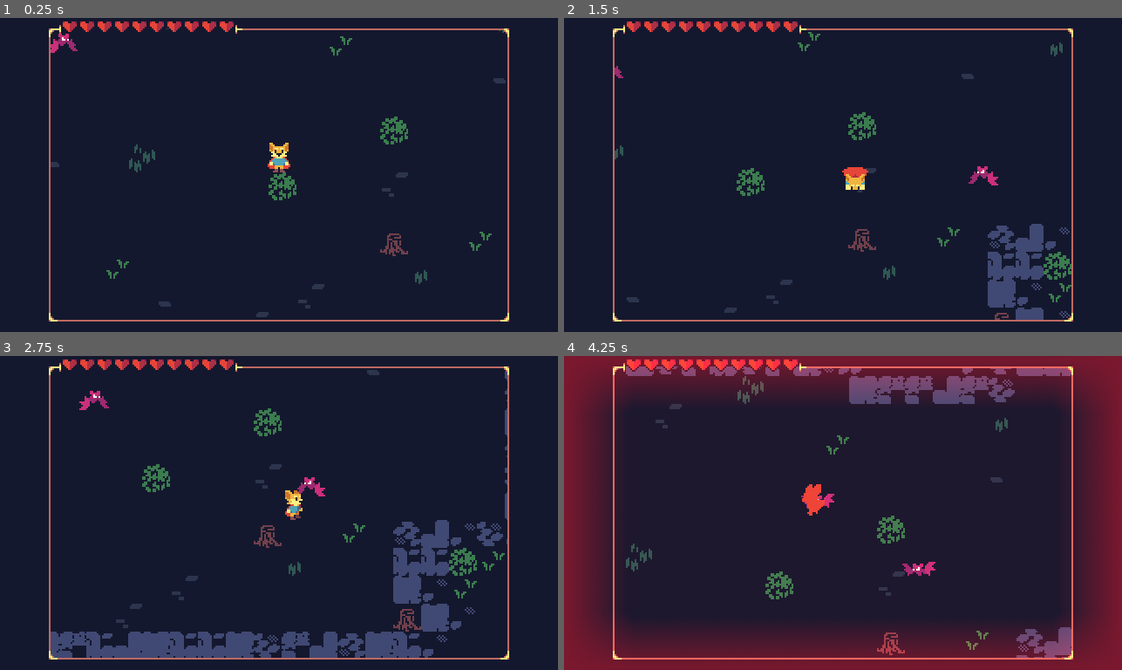
Above: before the commit, frames 1-4 (two rows, left to right).
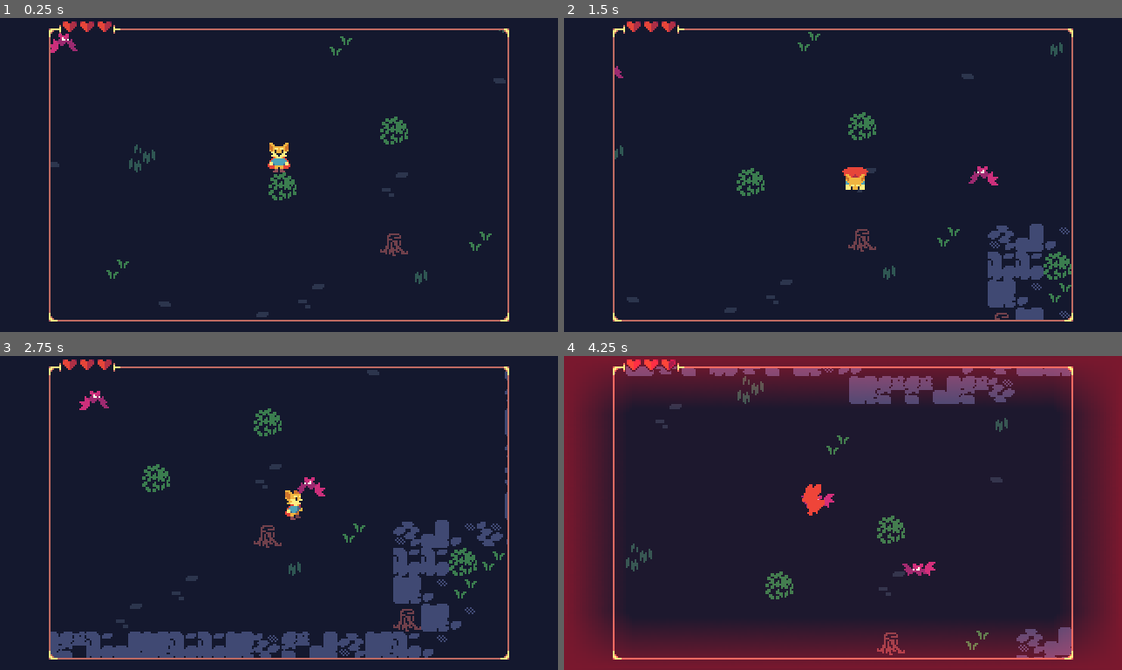
Above: after the commit, the same moments.

Repository: uheartbeast/retro-action-rpg
Game: Godot game, scene res://world.tscn
Two runs of this game, one before a commit and one after it. Both use one fixed random seed, a clock stepped at 60 frames per second and the inputs below.
Inputs:
- Up to frame 1 (0.25 s): no input
- Up to frame 2 (1.5 s): hold Right (move_right) 0.53-1.28 s; tap Z (misc) at 0.6 s; hold Down (move_down) from 1.28 s (still down); tap X (roll) at 1.35 s
- Up to frame 3 (2.75 s): release Down (move_down) at 2.03 s; hold Right (move_right) from 2.03 s (still down); tap C (weapon) at 2.1 s
- Up to frame 4 (4.25 s): release Right (move_right) at 2.78 s; hold Up (move_up) 2.78-3.53 s; tap Z (misc) at 2.85 s; hold Left (move_left) from 3.53 s (still down); tap X (roll) at 3.6 s

The runs differ from the first frame. In frame 1, 0.5% of the frame differs, in the area x 20-44%, y 1-5%; in frame 2, 0.5%; in frame 3, 0.5%; in frame 4, 0.6%, in the area x 18-44%, y 1-5%.

Commit message:
66 - Health UI

Diff:
--- a/enemies/bat_enemy.tscn
+++ b/enemies/bat_enemy.tscn
@@ -108,6 +108,9 @@
 rotation = -1.57079
 shape = SubResource("CapsuleShape2D_6506i")
 
+[node name="Hitbox" parent="." index="5"]
+damage = 0.25
+
 [node name="CollisionShape2D" type="CollisionShape2D" parent="Hitbox" index="0"]
 position = Vector2(0, -5)
 shape = SubResource("CircleShape2D_6vd02")
--- a/hero/hero.gd
+++ b/hero/hero.gd
@@ -60,7 +60,7 @@
 
 func take_hit(other_hitbox: Hitbox) -> void:
 	hurtbox.is_invincible = true
-	stats.health -= 1
+	stats.health -= other_hitbox.damage
 	Events.request_camera_screenshake.emit(4, 0.3)
 	Events.hero_hurt.emit()
 	await flasher.flash(0.2)
--- a/hero/hero_stats.tres
+++ b/hero/hero_stats.tres
@@ -4,4 +4,4 @@
 
 [resource]
 script = ExtResource("1_5w3o2")
-max_health = 4.0
+max_health = 3.0
--- a/ui/health_ui.gd
+++ b/ui/health_ui.gd
@@ -1,7 +1,25 @@
 class_name HealthUI
 extends HBoxContainer
+
+var stats: = ReferenceStash.hero_stats as Stats
 
 @onready var hearts: HBoxContainer = $Hearts
 
 func _ready() -> void:
-	pass # Replace with function body.
+	stats.max_health_changed.connect(update_max_hearts)
+	stats.health_changed.connect(update_hearts)
+	update_max_hearts(stats.max_health)
+	update_hearts(stats.health)
+
+func update_max_hearts(max_health_amount: int) -> void:
+	for i in hearts.get_child_count():
+		var heart_ui: = hearts.get_child(i)
+		heart_ui.visible = (i < max_health_amount)
+
+func update_hearts(health_amount: float) -> void:
+	for i in hearts.get_child_count():
+		var heart_ui: = hearts.get_child(i) as HeartUI
+		if not heart_ui.visible: break
+
+		var leftover_health: = health_amount - i
+		heart_ui.update_quarter_hearts(leftover_health)
